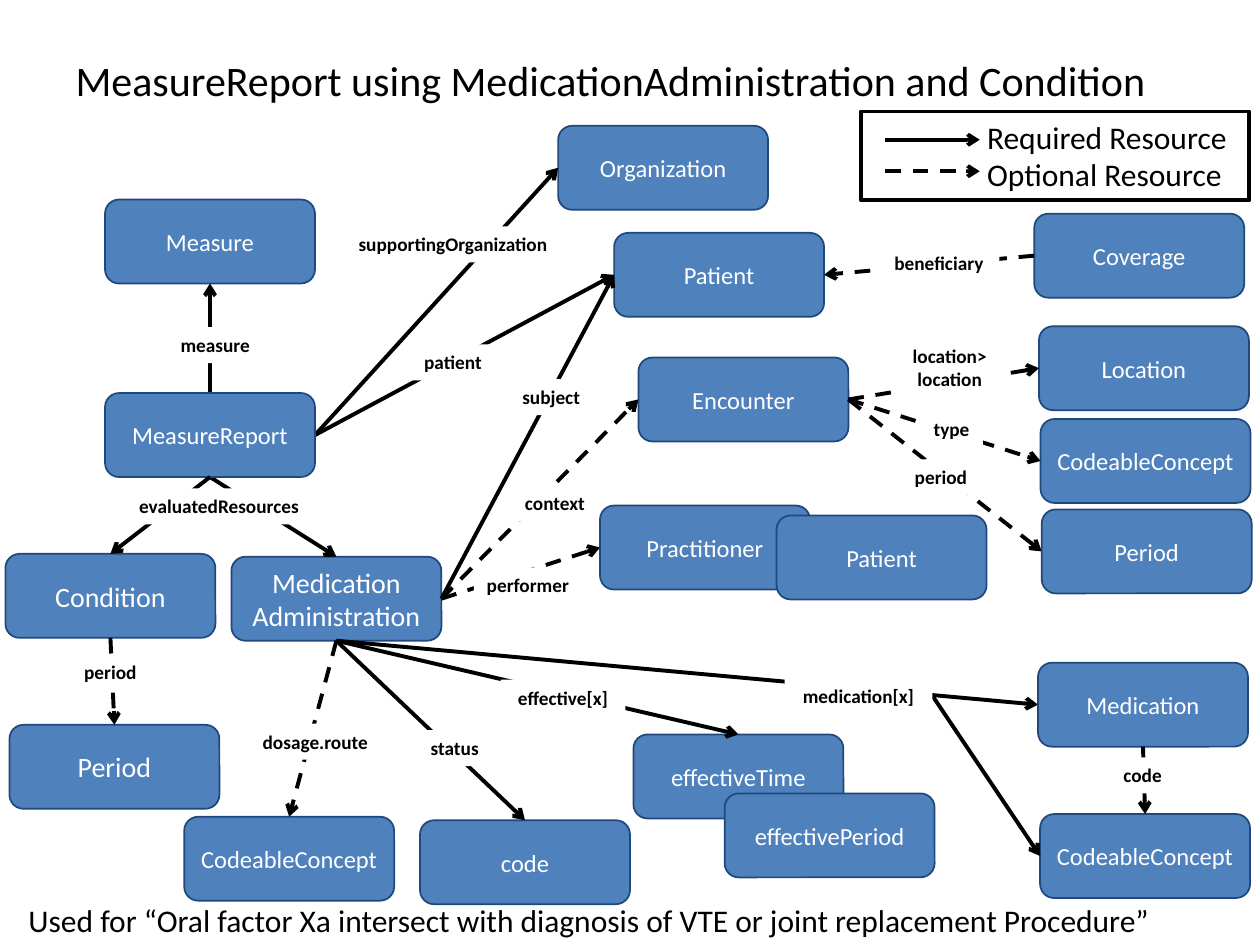
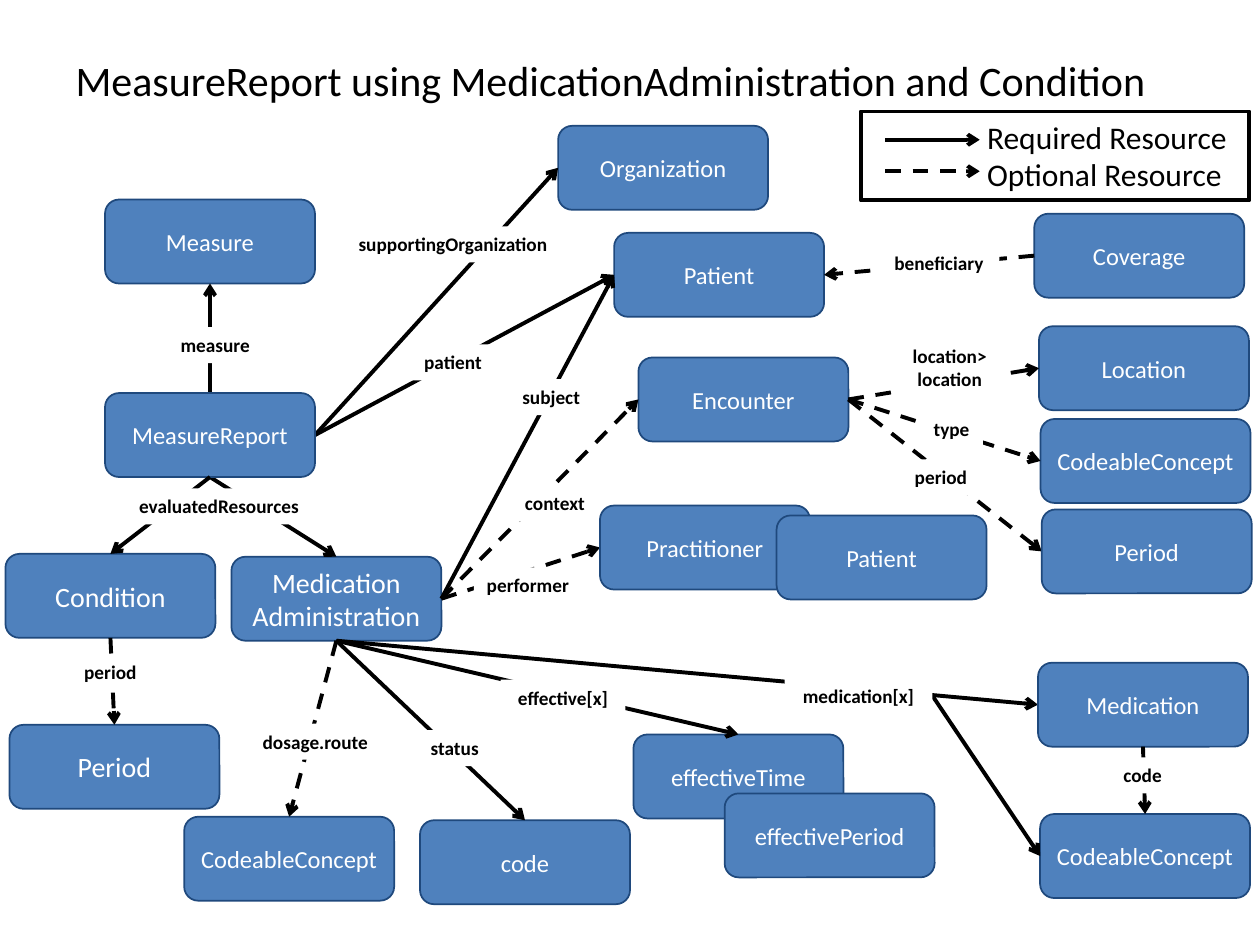
Before and after one commit to HL7/davinci-deqm, a slide deck: slide 4 of source/pages/assets/images/source/DEQM Resource Diagram - VTE.pptx. Drawn at 1260x945 pixels with LibreOffice and Linux fonts; fonts in the diff are those of the drawing. Boxes give left, top, right and bottom in pixels: in the first picture for what was removed or moved away, otherwise in the second. Text is boxed around its words. In the diff, an @@ line names an element or a change of style, - is before the commit and + after.

```diff
--- a/source/pages/assets/images/source/DEQM Resource Diagram - VTE.pptx
+++ b/source/pages/assets/images/source/DEQM Resource Diagram - VTE.pptx
@@ text removed at <box>28,909,1149,938</box> @@
-Used for “Oral factor Xa intersect with diagnosis of VTE or joint replacement Procedure”
```
Also in this commit, not shown: 5 other slides changed, 9 other files.
